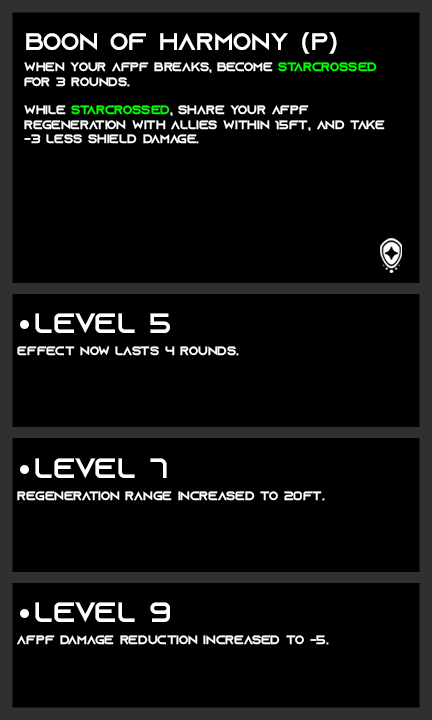
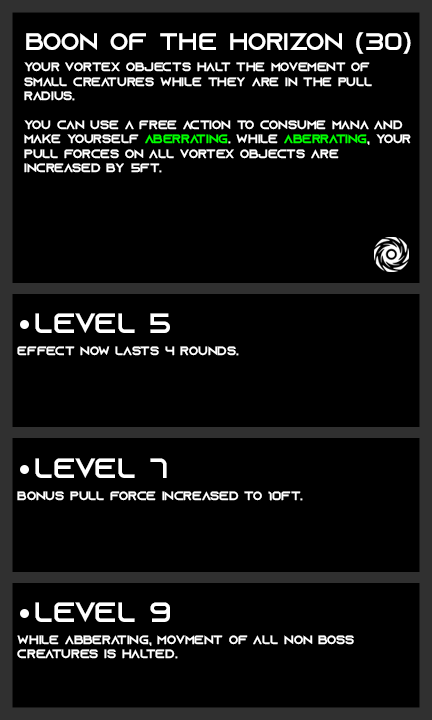
Layers edited between the first and the second 432px x 720px image:
painted on "Name" over [160, 32, 411, 54]
painted on "Description" (2nd of 2, in "Description") over [24, 62, 411, 173]
showed "vortex" over [374, 237, 409, 272]
hid "twilight" over [380, 238, 402, 273]
renamed "regeneration range increased to 20ft." to "bonus pull force increased to 10ft.", painted on it over [19, 491, 325, 501]
renamed "afpf damage reduction increased to -5." to "while abberating, movment of all non boss creatures is halted.", painted on it over [17, 635, 354, 659]
